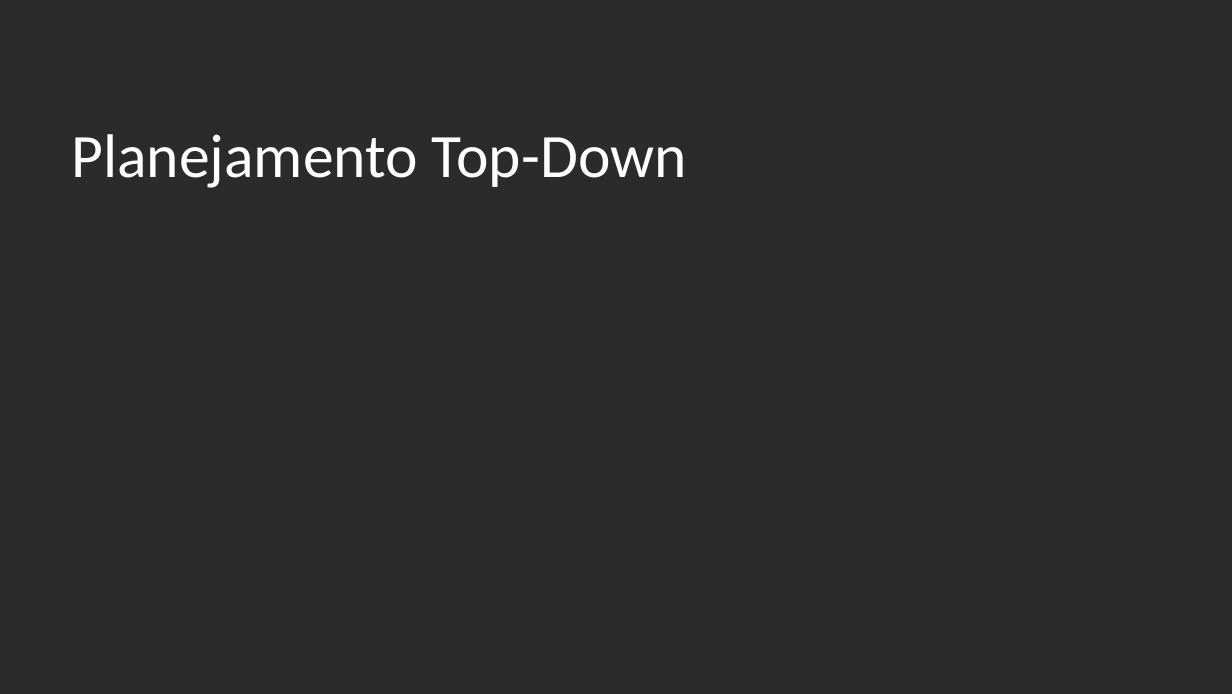
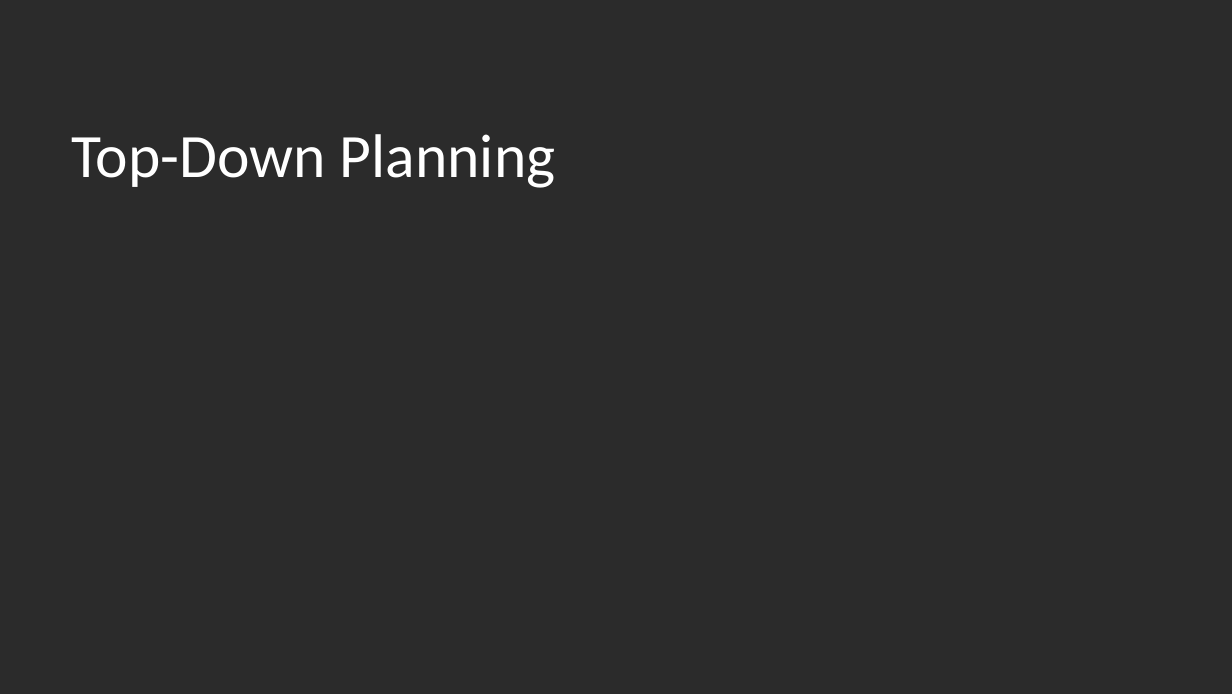
Before and after one commit to CALATAMITBMCOE/Strategic-Alignment, a slide deck: slide 33 of Documentation/CA PPM for Strategic Planning and Execution_EN.pptx. Drawn at 1232x694 pixels with LibreOffice and Linux fonts; fonts in the diff are those of the drawing; background and template pictures are left out; a plain dark background stands for a picture behind light text. Boxes give left, top, right and bottom in pixels: in the first picture for what was removed or moved away, otherwise in the second. Text is boxed around its words. In the diff, an @@ line names an element or a change of style, - is before the commit and + after.

```diff
--- a/Documentation/CA PPM for Strategic Planning and Execution_EN.pptx
+++ b/Documentation/CA PPM for Strategic Planning and Execution_EN.pptx
@@ title at <box>71,134,555,188</box>: text changed @@
-Planejamento Top-Down
+Top-Down Planning
```
Also in this commit, not shown: 31 other slides changed, 3 slides added, 3 slides removed, 2 other files.
